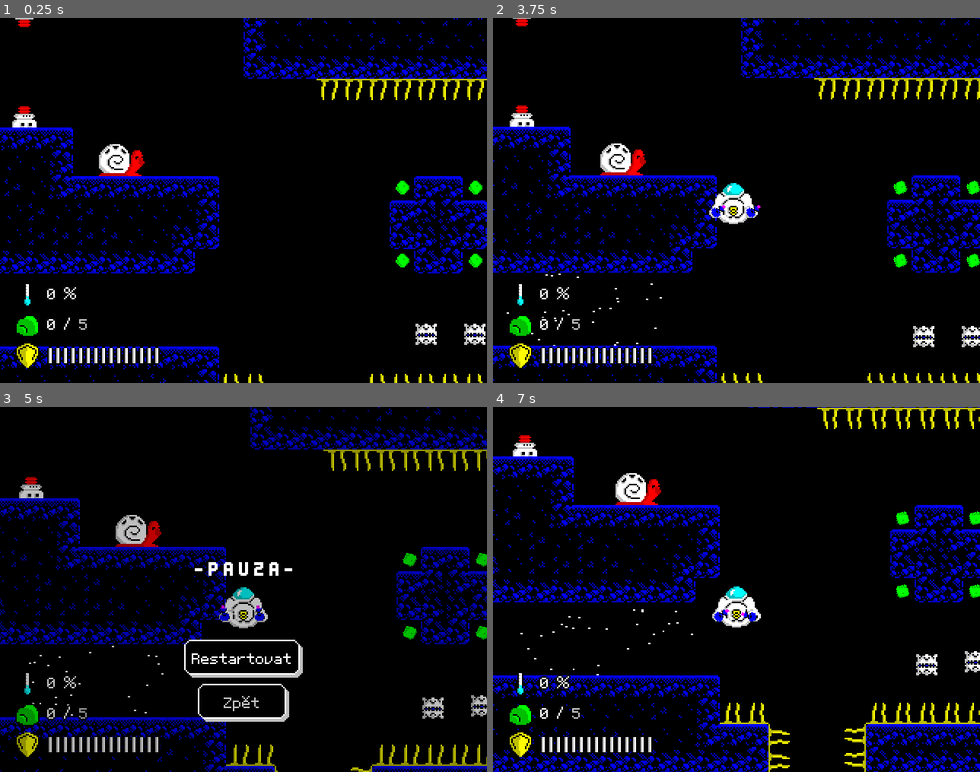
Above: before the commit, frames 1-4 (two rows, left to right).
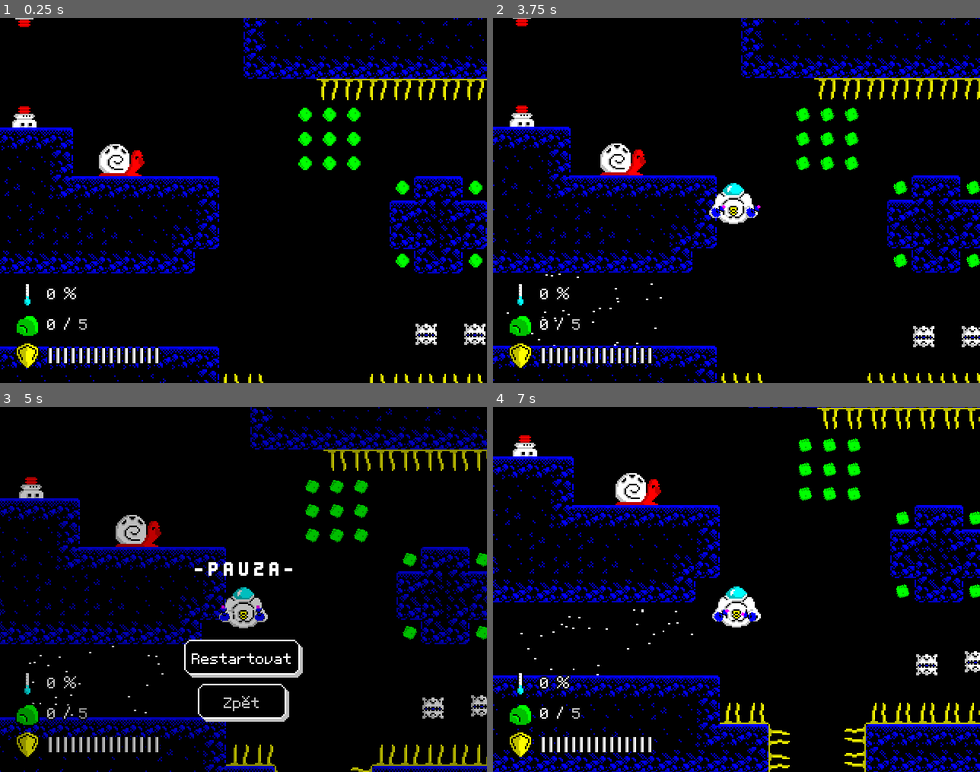
Above: after the commit, the same moments.

Repository: Paar86/Subminer
Game: Godot game, scene res://src/Levels/Level1.tscn
The game is run twice, just before and just after one commit, with the same random seed, the same clock (stepped at 60 frames per second) and the same inputs. This scene is started directly instead of the project's main scene.
Inputs (mouse positions are in pixels of both pictures, inside the frame that each line leads up to):
- Up to frame 1 (0.25 s): no input
- Up to frame 2 (3.75 s): tap Enter (ui_accept) at 0.5, 0.77, 1.52, 2, 2.75, 3.02, 3.5 s; move the mouse to (712, 273) at 0.52 s; hold Space (dash) 0.53-1.28 s; hold W (up) 0.53-2.03 s; move the mouse to (882, 255) at 1.27 s; click (882, 255) at 1.35 s; move the mouse to (590, 145) at 2.02 s; hold Space (dash) 2.03-2.78 s; hold A (left) 2.03-3.53 s; move the mouse to (760, 200) at 2.77 s; click (760, 200) at 2.85 s; move the mouse to (663, 109) at 3.52 s; hold S (down) from 3.53 s (still down); hold Space (dash) from 3.53 s (still down)
- Up to frame 3 (5 s): tap Enter (ui_accept) at 3.77 s; tap Escape (pause) at 4.15 s; release S (down) at 4.25 s; release Space (dash) at 4.25 s; click "Restartovat" at 4.25 s
- Up to frame 4 (7 s): click "Restartovat" at 5 s; click "Restartovat" at 5.75 s; click "Zpět" at 6.5 s

The runs differ from the first frame. In frame 1, 0.7% of the frame differs, in the area x 61-75%, y 24-42%; in frame 2, 0.7%; in frame 3, 0.7%; in frame 4, 0.7%.

Commit message:
Fix for fragment pickups after finishing level
Fixed a situation when fragments would not be picked up by the player when the game gets paused.

Diff:
--- a/src/Levels/Level1.tscn
+++ b/src/Levels/Level1.tscn
@@ -115,7 +115,7 @@
 tile_data = PoolIntArray( -655386, 1, 8, -655385, 1, 10, -655384, 1, 10, -655383, 1, 10, -655382, 1, 10, -655381, 1, 10 …(88029 unchanged characters)…
 
 [node name="ObjectsTileMap" parent="LevelBase" index="2"]
-tile_data = PoolIntArray( -20, 1073741831, 0, -15, 107374182 …(650 unchanged characters)… 4270, 7, 0, 524272, 5, 0, 524273, 5, 0, 524291, 6, 0, 589846, 0, 0, 655368, 1, 0, 655375, …(1779 unchanged characters)…
+tile_data = PoolIntArray( -20, 1073741831, 0, -15, 107374182 …(650 unchanged characters)… 4270, 7, 0, 524272, 5, 0, 524273, 5, 0, 458763, 2, 0, 458764, 2, 0, 458765, 2, 0, 524291, 6, 0, 524299, 2, 0, 524300, 2, 0, 524301, 2, 0, 589835, 2, 0, 589836, 2, 0, 589837, 2, 0, 589846, 0, 0, 655368, 1, 0, 655375, …(1779 unchanged characters)…
 
 [node name="LaserEmitters" parent="LevelBase/Enemies" index="0" instance=ExtResource( 2 )]
 position = Vector2( 8, 96 )
@@ -244,7 +244,7 @@
 
 [node name="CurrentCount" parent="LevelBase/Debug/DebugControl/VBoxContainer/HBoxContainer2" index="1"]
 modulate = Color( 1, 1, 1, 1 )
-text = "60"
+text = "69"
 
 [editable path="LevelBase"]
 [editable path="LevelBase/Obstacles/WaterCurrent"]
--- a/src/Levels/LevelBase.gd
+++ b/src/Levels/LevelBase.gd
@@ -228,6 +228,7 @@
 
 func _on_minerals_goal_achieved() -> void:
 	get_tree().paused = true
+	Physics2DServer.set_active(true)
 	UIAnimationPlayer.play("SHOW_GREAT_JOB")
 	HUDNode.hide()
 
--- a/src/Pickups/Fragment.gd
+++ b/src/Pickups/Fragment.gd
@@ -23,6 +23,8 @@
 				return
 
 			# Maybe do it with steering behaviour in the future?
+			var target_global = _target_body.global_position
+			var global = global_position
 			var to_target: Vector2 = _target_body.global_position - global_position
 			var distance_to_target: float = to_target.length()
 			var direction_to_target: Vector2 = to_target.normalized()
@@ -57,5 +59,5 @@
 	$CollisionShape2D.set_deferred("disabled", true)
 	_state = States.FOLLOW
 
-	# Folow animation cannot be paused when the tree has been paused
+	# Follow animation cannot be paused when the tree has been paused
 	pause_mode = Node.PAUSE_MODE_PROCESS
--- a/src/Player/PlayerKinematic.gd
+++ b/src/Player/PlayerKinematic.gd
@@ -118,7 +118,6 @@
 	PlayerStats.connect("weapon_overheated", self, "_on_weapon_overheated")
 	PlayerStats.connect("weapon_cooled", self, "_on_weapon_cooled")
 	PlayerStats.connect("hitpoints_depleted", self, "_on_hitpoints_depleted")
-	PlayerStats.connect("minerals_goal_achieved", self, "_on_minerals_goal_achieved")
 
 
 func _unhandled_input(event: InputEvent) -> void:
@@ -312,8 +311,3 @@
 
 func _on_teleport_out_finished() -> void:
 	emit_signal("player_teleported_away")
-
-
-# To not pickup any more fragments when the level has been finished
-func _on_minerals_goal_achieved() -> void:
-	set_deferred("collision_layer", 0)
--- a/src/Player/PlayerKinematic.tscn
+++ b/src/Player/PlayerKinematic.tscn
@@ -277,7 +277,6 @@
 texture = ExtResource( 2 )
 
 [node name="BodyCollision" type="CollisionShape2D" parent="."]
-pause_mode = 2
 position = Vector2( 0, 2 )
 shape = SubResource( 3 )
 
